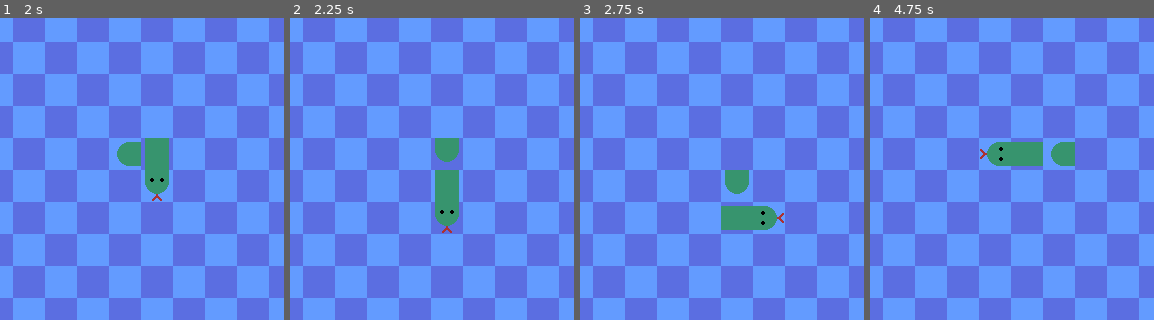
Above: before the commit, frames 1-4 (left to right).
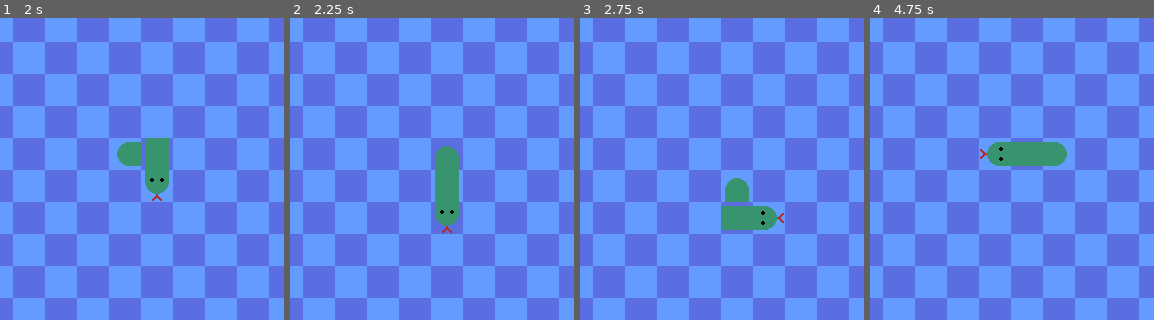
Above: after the commit, the same moments.

Repository: conor-wilson/snake
Game: Godot game, scene res://scenes/snake.tscn
Same seed, same stepped clock (60 frames per second), same inputs: the game is played once before the commit and once after it.
Inputs:
- Up to frame 1 (2 s): tap Enter at 0.5 s; hold Right (move_right) 0.53-1.28 s; hold Down (move_down) from 1.28 s (still down)
- Up to frame 2 (2.25 s): tap Space at 2 s; release Down (move_down) at 2.03 s; hold Right (move_right) from 2.03 s (still down)
- Up to frame 3 (2.75 s): keep holding Right (move_right)
- Up to frame 4 (4.75 s): release Right (move_right) at 2.78 s; hold Up (move_up) 2.78-3.53 s; tap Enter at 3.5 s; hold Left (move_left) from 3.53 s (still down)
The pictures show only the part of the screen within x 42-92%, y 33-83%; the shares and areas given below are measured in that part.

Frame 1 is identical in both runs. In frame 2, 0.6% of the frame differs, in the area x 51-60%, y 39-51%; in frame 3, 0.6%; in frame 4, 0.6%.

Commit message:
Refactored set_alt_id() to set_direction()

Diff:
--- a/scenes/snake.gd
+++ b/scenes/snake.gd
@@ -29,7 +29,7 @@
 
 	# Set new TileSet source settings for tiles to be updated
 	snakeTiles[1].set_atlas_coords("body")
-	snakeTiles[1].set_alt_id("body", direction, direction) # TODO: directions
+	snakeTiles[1].set_direction(direction, direction) # TODO: directions
 	snakeTiles[snakeTiles.size()-1].set_atlas_coords("tail")
 
 	# Update the tiles
--- a/scenes/snake_tile.gd
+++ b/scenes/snake_tile.gd
@@ -3,8 +3,11 @@
 class_name SnakeTile
 
 var coords       : Vector2i
+var front_dir    : Vector2
+var back_dir     : Vector2
 var atlas_coords : Vector2i
 var alt_id       : int
+
 
 # The atlas coordinates of each snake tile type
 const HEAD_ATLAS     = Vector2i(3,0)
@@ -14,9 +17,12 @@
 
 # Called when the node enters the scene tree for the first time.
 func _init(type:String, coords:Vector2i, front_dir:Vector2, back_dir:Vector2):
+
+	var dir_sum = front_dir + back_dir
+
+	self.coords = coords
 	set_atlas_coords(type)
-	self.coords = coords
-	set_alt_id(type, front_dir, back_dir)
+	set_direction(front_dir, back_dir)
 
 # TODO: Discriptor
 func set_atlas_coords(type:String):
@@ -31,10 +37,8 @@
 			print_debug("unknown snake tile type string", type)
 
 # TODO: Descriptor
-func set_alt_id(type:String, front_dir:Vector2, back_dir:Vector2):
+func set_direction(front_dir:Vector2, back_dir:Vector2):
 	self.alt_id = cardinal_to_alt_id(front_dir)
-	if type == "body":
-		self.alt_id = (alt_id-1)%2+1
 
 # TODO: Descriptor
 func cardinal_to_alt_id(direction: Vector2) -> int:
--- a/scenes/snake_tiles.tres
+++ b/scenes/snake_tiles.tres
@@ -1,7 +1,6 @@
-[gd_resource type="TileSet" load_steps=6 format=3 uid="uid://kmmw4pd0nka5"]
+[gd_resource type="TileSet" load_steps=5 format=3 uid="uid://kmmw4pd0nka5"]
 
 [ext_resource type="Texture2D" uid="uid://di3c1jwyafo16" path="res://art/snakeTiles32.png" id="1_u365x"]
-[ext_resource type="PackedScene" uid="uid://cbccndv50vjww" path="res://scenes/snake_tile.tscn" id="2_1bkni"]
 
 [sub_resource type="TileMapPattern" id="TileMapPattern_u6t0o"]
 tile_data = PackedInt32Array(0, 0, 0, 65536, 65536, 0, 1, 65536, 0, 65537, 0, 0)
@@ -22,11 +21,16 @@
 3:0/3/flip_v = true
 3:0/3/transpose = true
 3:0/4 = 4
-4:0/next_alternative_id = 6
+4:0/next_alternative_id = 8
 4:0/0 = 0
 4:0/1 = 1
 4:0/1/transpose = true
 4:0/2 = 2
+4:0/2/flip_h = true
+4:0/3 = 3
+4:0/3/flip_v = true
+4:0/3/transpose = true
+4:0/4 = 4
 5:0/next_alternative_id = 5
 5:0/0 = 0
 5:0/1 = 1
@@ -64,8 +68,6 @@
 5:3/0 = 0
 
 [sub_resource type="TileSetScenesCollectionSource" id="TileSetScenesCollectionSource_bwono"]
-scenes/1/scene = ExtResource("2_1bkni")
-scenes/1/display_placeholder = ExtResource("2_1bkni")
 
 [resource]
 tile_size = Vector2i(32, 32)
